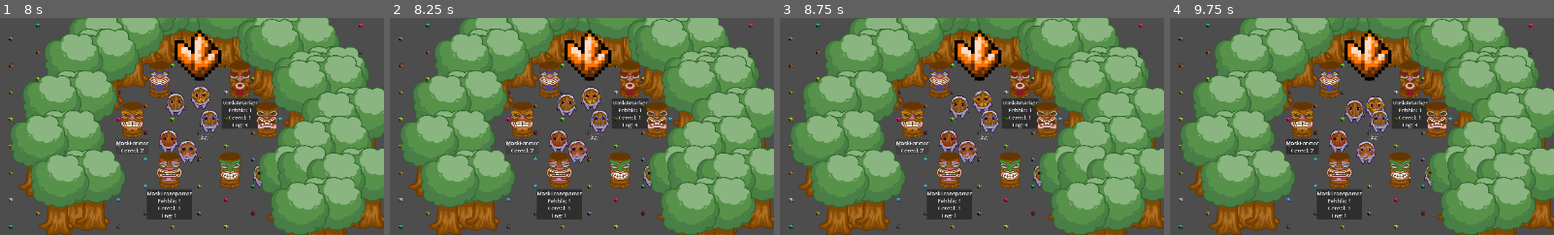
Above: before the commit, frames 1-4 (left to right).
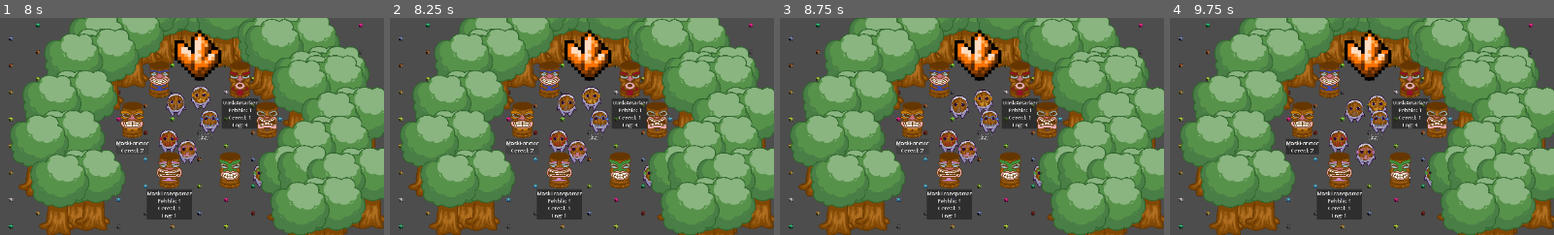
Above: after the commit, the same moments.

Repository: Kayno0o/gwj-86-godot
Game: Godot game, scene res://stages/game/game.tscn
The game is run twice, just before and just after one commit, with the same random seed, the same clock (stepped at 60 frames per second) and the same inputs.
Inputs (mouse positions are % of the whole screen's width and height, from its top left):
- Up to frame 1 (8 s): tap Enter at 0.5 s; move the mouse to (46, 59) at 0.52 s; tap P at 0.6, 3.6, 6.8 s; click (46, 59) at 0.67 s; click "MaskTransporter Pebble: 1 Cer…" at 1.25 s; click "MaskTransporter Pebble: 1 Cer…" at 2 s; click "MaskTransporter Pebble: 1 Cer…" at 2.75 s; move the mouse to (55, 38) at 3.52 s; click (55, 38) at 3.67 s; click "MaskAttacker Pebble: 1 Cereal…" at 4.25 s; click "MaskAttacker Pebble: 1 Cereal…" at 5 s; click "MaskAttacker Pebble: 1 Cereal…" at 5.75 s; tap Space at 6.5 s; move the mouse to (41, 47) at 6.52 s; tap K at 6.6 s; click (41, 47) at 6.67 s; click "MaskFarmer Cereal: 2" at 7.25 s
- Up to frame 2 (8.25 s): click "MaskFarmer Cereal: 2" at 8 s
- Up to frame 3 (8.75 s): no input
- Up to frame 4 (9.75 s): click "MaskFarmer Cereal: 2" at 8.75 s; move the mouse to (54, 59) at 9.52 s; tap T at 9.6 s; click (54, 59) at 9.67 s
The pictures show only the part of the screen within x 24-74%, y 24-73%; the shares and areas given below are measured in that part.

Frame 1 is identical in both runs. In frame 2, 0.1% of the frame differs, in the area x 43-56%, y 31-46%; in frame 3, 0.3%; in frame 4, 0.8%, in the area x 45-57%, y 35-69%.

Commit message:
feat: skill tree

Diff:
--- /dev/null
+++ b/Ui/skill/skill_node.gd
@@ -0,0 +1,141 @@
+class_name SkillNode extends Button
+
+@export_category("Label")
+@export var skill_name: String = "Skill"
+@export_multiline var description: String = ""
+
+@export_category("Stats")
+@export var entity_type: Enum.EntityType
+@export var shopping_list: Dictionary[String, int] = {}
+@export var bonuses: Dictionary[Enum.StatType, float] = {}
+
+var is_unlocked: bool = false
+var description_panel: PanelContainer
+var description_label: Label
+
+var font_size: int = 60
+var border_width_pixels: int = 12
+var corner_radius_pixels: int = 32
+
+func _ready():
+	_setup_ui()
+
+	pressed.connect(_on_pressed)
+	mouse_entered.connect(_on_mouse_entered)
+	mouse_exited.connect(_on_mouse_exited)
+
+	InventoryManager.update_inventory.connect(_update_border)
+	_update_border()
+
+func buy():
+	if not _can_buy():
+		return
+
+	InventoryManager.has_paid.connect(_on_paid)
+	InventoryManager.pay_shopping_list(shopping_list)
+
+func _on_paid():
+	# Apply stat bonuses to the appropriate entity type
+	var target_entity_type = _get_entity_type()
+	StatsManager.add_bonuses(target_entity_type, bonuses)
+
+	for children in get_children():
+		if not children is Button:
+			continue
+		remove_child(children)
+		get_parent().add_child(children)
+
+	tree_exited.connect(get_parent()._place_skill.bind())
+	queue_free()
+
+func _get_entity_type() -> Enum.EntityType:
+	if not entity_type:
+		var parent_node: SkillTree = get_parent()
+		if parent_node.default_entity_type:
+			return parent_node.entity_type
+
+	return entity_type
+
+func _can_be_enabled() -> bool:
+	var parent_node = get_parent()
+	if parent_node and parent_node is SkillTree:
+		return true
+
+	return false
+
+func _can_buy() -> bool:
+	if is_unlocked:
+		return false
+
+	if not _can_be_enabled():
+		return false
+
+	return InventoryManager.can_pay(shopping_list)
+
+func _setup_ui():
+	# show upgrades/bonuses
+	var upgrades_text = skill_name + "\n"
+	if bonuses.size() > 0:
+		for stat_type in bonuses:
+			var bonus_value = bonuses[stat_type]
+			var sign_text = "+" if bonus_value >= 0 else ""
+			upgrades_text += "%s%s %s\n" % [sign_text, bonus_value, Enum.StatType.keys()[stat_type]]
+
+	text = upgrades_text.strip_edges()
+	add_theme_font_size_override("font_size", font_size)
+
+	# show description + shopping_list
+	if description != "" or shopping_list.size() > 0:
+		description_panel = PanelContainer.new()
+		description_panel.visible = false
+		description_panel.mouse_filter = Control.MOUSE_FILTER_IGNORE
+
+		description_label = Label.new()
+		description_label.autowrap_mode = TextServer.AUTOWRAP_OFF
+		description_label.custom_minimum_size.x = 300  # Set a reasonable max width for wrapping
+
+		# Combine description and shopping list
+		var full_text = ""
+		if description != "":
+			full_text += description + "\n\n"
+
+		if shopping_list.size() > 0:
+			full_text += "Cost:\n"
+			for item in shopping_list:
+				full_text += "- %s: %d\n" % [item, shopping_list[item]]
+
+		description_label.text = full_text.strip_edges()
+		description_label.add_theme_font_size_override("font_size", font_size)
+
+		description_panel.add_child(description_label)
+		add_child(description_panel)
+		move_child(description_panel, INTERNAL_MODE_FRONT)
+
+	_update_border()
+
+func _update_border():
+	var style = StyleBoxFlat.new()
+	style.set_border_width_all(border_width_pixels)
+	style.set_corner_radius_all(corner_radius_pixels)
+
+	if _can_buy():
+		style.border_color = Color.GREEN
+	else:
+		style.border_color = Color.RED
+
+	add_theme_stylebox_override("normal", style)
+
+func _on_mouse_entered():
+	if description_panel:
+		description_panel.visible = true
+		await get_tree().process_frame
+		# Center the description panel horizontally above the button
+		var panel_x = (size.x - description_panel.size.x) / 2.0
+		description_panel.position = Vector2(panel_x, -description_panel.size.y - 10)
+
+func _on_mouse_exited():
+	if description_panel:
+		description_panel.visible = false
+
+func _on_pressed():
+	buy()
--- /dev/null
+++ b/Ui/skill/skill_tree.gd
@@ -0,0 +1,116 @@
+class_name SkillTree extends Control
+
+@export var default_entity_type: Enum.EntityType
+@export var circle_radius: float = 600.0
+@export var animation_duration: float = 0.5
+@export var animation_delay_between_skills: float = 0.05
+
+var is_expanded: bool = false
+
+func _ready() -> void:
+	# direct children are the root upgrades
+	for child in get_children():
+		child.visible = false
+
+		# their child are non-available upgrades
+		for sub_child in child.get_children():
+			sub_child.set_process(false)
+			sub_child.visible = false
+
+	_place_skill()
+
+func _gui_input(event: InputEvent) -> void:
+	if event is InputEventMouseButton:
+		if event.pressed and event.button_index == MOUSE_BUTTON_LEFT:
+			_toggle_skills()
+
+func _toggle_skills() -> void:
+	if is_expanded:
+		_collapse_skills()
+	else:
+		_expand_skills()
+	is_expanded = !is_expanded
+
+func _expand_skills() -> void:
+	var children = get_children()
+	var num_children = children.size()
+
+	if num_children == 0:
+		return
+
+	var center = size / 2
+	var angle_step = TAU / num_children
+
+	for i in range(num_children):
+		var child = children[i]
+
+		# Disable mouse interaction during animation
+		child.mouse_filter = MOUSE_FILTER_IGNORE
+
+		child.position = center - child.size / 2
+		child.visible = true
+
+		var angle = i * angle_step - PI / 2
+		var target_pos = Vector2(
+			center.x + circle_radius * cos(angle),
+			center.y + circle_radius * sin(angle)
+		) - child.size / 2
+
+		var tween = create_tween()
+		tween.tween_property(child, "position", target_pos, animation_duration).set_delay(i * animation_delay_between_skills) \
+			.set_trans(Tween.TRANS_BACK) \
+			.set_ease(Tween.EASE_OUT)
+
+		# Re-enable mouse interaction after animation completes
+		tween.tween_callback(func(): child.mouse_filter = MOUSE_FILTER_STOP)
+
+func _collapse_skills() -> void:
+	var children = get_children()
+	var center = size / 2
+
+	for i in range(children.size()):
+		var child = children[i]
+
+		# Disable mouse interaction during animation
+		child.mouse_filter = MOUSE_FILTER_IGNORE
+
+		var tween = create_tween()
+		tween.tween_property(child, "position", center - child.size / 2, animation_duration).set_delay(i * animation_delay_between_skills) \
+			.set_trans(Tween.TRANS_BACK) \
+			.set_ease(Tween.EASE_IN)
+
+		tween.tween_callback(func(): child.visible = false)
+
+func _on_bought_skill():
+	_place_skill()
+
+func _place_skill():
+	if not is_expanded: return
+
+	var children = get_children()
+	var num_children = children.size()
+
+	if num_children == 0: return
+
+	var center = size / 2
+	var angle_step = TAU / num_children
+
+	for i in range(num_children):
+		var angle = i * angle_step - PI / 2
+		var pos = Vector2(
+			center.x + circle_radius * cos(angle),
+			center.y + circle_radius * sin(angle)
+		)
+
+		var target_pos = pos - children[i].size / 2
+
+		# Disable mouse interaction during animation
+		children[i].mouse_filter = MOUSE_FILTER_IGNORE
+
+		var tween = create_tween()
+		tween.tween_property(children[i], "position", target_pos, animation_duration).set_delay(i * animation_delay_between_skills) \
+			.set_trans(Tween.TRANS_BACK) \
+			.set_ease(Tween.EASE_OUT)
+
+		# Re-enable mouse interaction after animation completes
+		tween.tween_callback(func(): children[i].mouse_filter = MOUSE_FILTER_STOP)
--- a/entities/entity.gd
+++ b/entities/entity.gd
@@ -28,8 +28,8 @@
 
 @onready var sprite: Node2D = $Sprite
 
-@onready var health_component: HealthComponent = HealthComponent.new(SkillTreeManager.get_fstat(type, SkillTreeManager.StatType.Health, health))
-@onready var inventory_component: InventoryComponent = InventoryComponent.new(self, SkillTreeManager.get_istat(type, SkillTreeManager.StatType.InventorySize, inventory_size))
+@onready var health_component: HealthComponent = HealthComponent.new(StatsManager.get_fstat(type, Enum.StatType.Health, health))
+@onready var inventory_component: InventoryComponent = InventoryComponent.new(self, StatsManager.get_istat(type, Enum.StatType.InventorySize, inventory_size))
 
 @onready var components: Dictionary[Component.Type, Component] = {
 	Component.Type.Health: health_component,
@@ -81,23 +81,23 @@
 	return null
 
 func get_movement_speed() -> float:
-	return SkillTreeManager.get_fstat(type, SkillTreeManager.StatType.MovementSpeed, movement_speed)
+	return StatsManager.get_fstat(type, Enum.StatType.MovementSpeed, movement_speed)
 
 func get_inventory_size() -> int:
-	return SkillTreeManager.get_istat(type, SkillTreeManager.StatType.InventorySize, inventory_size)
+	return StatsManager.get_istat(type, Enum.StatType.InventorySize, inventory_size)
 func get_pickup_range() -> float:
-	return SkillTreeManager.get_fstat(type, SkillTreeManager.StatType.PickupRange, pickup_range)
+	return StatsManager.get_fstat(type, Enum.StatType.PickupRange, pickup_range)
 func get_target_search_cooldown() -> float:
-	return SkillTreeManager.get_fstat(type, SkillTreeManager.StatType.TargetSearchCooldown, target_search_cooldown)
+	return StatsManager.get_fstat(type, Enum.StatType.TargetSearchCooldown, target_search_cooldown)
 
 func get_attack() -> float:
-	return SkillTreeManager.get_fstat(type, SkillTreeManager.StatType.Attack, attack)
+	return StatsManager.get_fstat(type, Enum.StatType.Attack, attack)
 func get_attack_speed() -> float:
-	return SkillTreeManager.get_fstat(type, SkillTreeManager.StatType.AttackSpeed, attack_speed)
+	return StatsManager.get_fstat(type, Enum.StatType.AttackSpeed, attack_speed)
 func get_attack_range() -> float:
-	return SkillTreeManager.get_fstat(type, SkillTreeManager.StatType.AttackRange, attack_range)
+	return StatsManager.get_fstat(type, Enum.StatType.AttackRange, attack_range)
 func get_attack_view_distance() -> float:
-	return SkillTreeManager.get_fstat(type, SkillTreeManager.StatType.AttackViewDistance, attack_view_distance)
+	return StatsManager.get_fstat(type, Enum.StatType.AttackViewDistance, attack_view_distance)
 
 func _on_death():
 	TargetManager.unregister_target(self, [target_type])
--- a/project.godot
+++ b/project.godot
@@ -20,7 +20,7 @@
 Utils="*res://scripts/global/Utils.gd"
 TargetManager="*res://scripts/global/TargetManager.gd"
 Enum="*res://scripts/global/Enum.gd"
-SkillTreeManager="*res://scripts/global/SkillTreeManager.gd"
+StatsManager="*res://scripts/global/StatsManager.gd"
 InventoryManager="*res://scripts/global/InventoryManager.gd"
 
 [layer_names]
--- a/scripts/components/LootComponent.gd
+++ b/scripts/components/LootComponent.gd
@@ -20,14 +20,13 @@
 
 	for i in range(loot_amount):
 		var loot_instance = loot_scene.instantiate()
-		loot_instance.global_position = at_position
 
 		var offset = Vector2(
 			randf_range(-spawn_spread, spawn_spread),
 			randf_range(-spawn_spread, spawn_spread),
 		)
-		loot_instance.global_position += offset
 
 		parent.add_child(loot_instance)
+		loot_instance.global_position = at_position + offset
 
 	return true
--- a/scripts/global/Enum.gd
+++ b/scripts/global/Enum.gd
@@ -1,4 +1,18 @@
 extends Node
+
+enum StatType {
+	MovementSpeed = 0,
+	Health = 1,
+
+	Attack = 10,
+	AttackSpeed = 11,
+	AttackRange = 12,
+	AttackViewDistance = 13,
+
+	InventorySize = 20,
+	PickupRange = 21,
+	TargetSearchCooldown = 22,
+}
 
 enum EntityType {
 	MaskLumberjack = 0,
--- a/scripts/global/InventoryManager.gd
+++ b/scripts/global/InventoryManager.gd
@@ -11,6 +11,8 @@
 
 # items waiting to be transported
 var pending_items: Dictionary[String, int] = {}
+# sacrifices waiting to be transported
+var pending_sacrifices: Dictionary[String, Array] = {}
 # items being transported
 var transfering_items: Dictionary[String, Array] = {}
 
@@ -51,6 +53,9 @@
 				entity.state_machine.change_state_type(State.Type.Sacrifice)
 				inventory[type].erase(entity)
 
+				if not pending_sacrifices.has(type): pending_sacrifices[type] = []
+				pending_sacrifices[type].push_back(entity)
+
 			continue
 
 		# remove items from inventory if paying instantly
@@ -64,12 +69,30 @@
 
 	update_inventory.emit()
 
+	print_debug(is_pending())
+	if not is_pending():
+		has_paid.emit()
+
 	return true
 
 # deposit item to inventory
 func deposit_item_to_inventory(type: String, amount: int) -> void:
 	inventory[type] += amount
 	update_inventory.emit()
+
+func sacrifice_mask_to_fire(mask: Mask):
+	var type = Enum.EntityType.find_key(mask.type)
+	if not pending_sacrifices.has(type): return false
+	if pending_sacrifices.get(type).size() <= 0:
+		pending_sacrifices.erase(type)
+		return false
+
+	pending_sacrifices[type].erase(mask)
+
+	if not is_pending():
+		has_paid.emit()
+
+	return true
 
 func sacrifice_item_to_fire(type: String, amount: int, mask: Mask) -> bool:
 	if not pending_items.has(type): return false
@@ -82,7 +105,7 @@
 	if transfering_items.has(type):
 		transfering_items[type].erase(mask)
 
-	if not has_pending_items():
+	if not is_pending():
 		has_paid.emit()
 
 	return true
@@ -105,6 +128,19 @@
 			return false
 
 	return true
+
+func is_pending() -> bool:
+	return has_pending_sacrifices() or has_pending_items()
+
+# check if there are pending sacrifice
+func has_pending_sacrifices() -> bool:
+	for item_type in pending_sacrifices:
+		if pending_sacrifices[item_type].size() > 0:
+			return true
+
+		pending_sacrifices.erase(item_type)
+
+	return false
 
 # check if there are pending items
 func has_pending_items() -> bool:
--- a/scripts/global/SkillTreeManager.gd
+++ /dev/null
@@ -1,41 +0,0 @@
-extends Node
-
-enum StatType {
-	MovementSpeed = 0,
-	Health = 1,
-
-	Attack = 10,
-	AttackSpeed = 11,
-	AttackRange = 12,
-	AttackViewDistance = 13,
-
-	InventorySize = 20,
-	PickupRange = 21,
-	TargetSearchCooldown = 22,
-}
-
-var _bonuses: Dictionary = {
-	StatType.MovementSpeed: 0.0,
-	StatType.Health: 0.0,
-
-	StatType.Attack: 0.0,
-	StatType.AttackSpeed: 0.0,
-	StatType.AttackRange: 0.0,
-	StatType.AttackViewDistance: 0.0,
-
-	StatType.InventorySize: 0,
-	StatType.PickupRange: 0.0,
-	StatType.TargetSearchCooldown: 0.0,
-}
-
-var stat_bonuses: Dictionary[Enum.EntityType, Dictionary] = {}
-
-func init() -> void:
-	for entity_type in Enum.EntityType.values():
-		stat_bonuses[entity_type] = _bonuses.duplicate()
-
-func get_fstat(entity_type: Enum.EntityType, stat_type: StatType, value: float) -> float:
-	return stat_bonuses[entity_type][stat_type] + value
-
-func get_istat(entity_type: Enum.EntityType, stat_type: StatType, value: int) -> int:
-	return stat_bonuses[entity_type][stat_type] + value
--- /dev/null
+++ b/scripts/global/StatsManager.gd
@@ -0,0 +1,31 @@
+extends Node
+
+var _bonuses: Dictionary = {
+	Enum.StatType.MovementSpeed: 0.0,
+	Enum.StatType.Health: 0.0,
+
+	Enum.StatType.Attack: 0.0,
+	Enum.StatType.AttackSpeed: 0.0,
+	Enum.StatType.AttackRange: 0.0,
+	Enum.StatType.AttackViewDistance: 0.0,
+
+	Enum.StatType.InventorySize: 0,
+	Enum.StatType.PickupRange: 0.0,
+	Enum.StatType.TargetSearchCooldown: 0.0,
+}
+
+var stat_bonuses: Dictionary[Enum.EntityType, Dictionary] = {}
+
+func init() -> void:
+	for entity_type in Enum.EntityType.values():
+		stat_bonuses[entity_type] = _bonuses.duplicate()
+
+func get_fstat(entity_type: Enum.EntityType, stat_type: Enum.StatType, value: float) -> float:
+	return stat_bonuses[entity_type][stat_type] + value
+
+func get_istat(entity_type: Enum.EntityType, stat_type: Enum.StatType, value: int) -> int:
+	return stat_bonuses[entity_type][stat_type] + value
+
+func add_bonuses(entity_type: Enum.EntityType, bonuses: Dictionary[Enum.StatType, float]) -> void:
+	for stat_type in bonuses:
+		stat_bonuses[entity_type][stat_type] += bonuses[stat_type]
--- a/scripts/states/SacrificeState.gd
+++ b/scripts/states/SacrificeState.gd
@@ -35,5 +35,6 @@
 	parent.move_and_slide()
 
 func _on_tween_finished():
-	parent.inventory_component.drop_inventory()
-	parent.queue_free()
+	if InventoryManager.sacrifice_mask_to_fire(parent):
+		parent.inventory_component.drop_inventory()
+		parent.queue_free()
--- a/stages/game/game.gd
+++ b/stages/game/game.gd
@@ -3,4 +3,4 @@
 func _init() -> void:
 	TargetManager.init()
 	InventoryManager.init()
-	SkillTreeManager.init()
+	StatsManager.init()
--- a/stages/game/game.tscn
+++ b/stages/game/game.tscn
@@ -1,7 +1,7 @@
 [gd_scene load_steps=15 format=3 uid="uid://b5gxjdr52th8t"]
 
 [ext_resource type="Script" uid="uid://cox74b6gr6uvl" path="res://stages/game/game.gd" id="1_7h61r"]
-[ext_resource type="Script" uid="uid://d2fi4g2tmqqkc" path="res://scripts/global/SkillTreeManager.gd" id="2_a5xyx"]
+[ext_resource type="Script" uid="uid://d2fi4g2tmqqkc" path="res://scripts/global/StatsManager.gd" id="2_a5xyx"]
 [ext_resource type="PackedScene" uid="uid://dnp5j6tutmm3o" path="res://props/resource/tree/tree.tscn" id="3_navwl"]
 [ext_resource type="PackedScene" uid="uid://bwr7ygt2ff7hq" path="res://entities/mask/mask_green/mask_green.tscn" id="4_lfrn8"]
 [ext_resource type="PackedScene" uid="uid://cps5jjnch8vi4" path="res://props/totem/totem.tscn" id="6_rsoik"]
--- /dev/null
+++ b/stages/tests/skills.tscn
@@ -0,0 +1,177 @@
+[gd_scene load_steps=9 format=3 uid="uid://cs1odjgbafywv"]
+
+[ext_resource type="Script" uid="uid://cox74b6gr6uvl" path="res://stages/game/game.gd" id="1_xsb5j"]
+[ext_resource type="Script" uid="uid://fik2dpk4ixya" path="res://Ui/skill/skill_tree.gd" id="2_g3txa"]
+[ext_resource type="Script" uid="uid://ca0dgeimti308" path="res://Ui/skill/skill_node.gd" id="3_865pd"]
+[ext_resource type="PackedScene" uid="uid://cps5jjnch8vi4" path="res://props/totem/totem.tscn" id="4_c1oe0"]
+[ext_resource type="PackedScene" uid="uid://dnp5j6tutmm3o" path="res://props/resource/tree/tree.tscn" id="5_c1oe0"]
+[ext_resource type="PackedScene" uid="uid://chlm7ig6hfol0" path="res://entities/mask/mask_white/mask_white.tscn" id="6_x3je3"]
+[ext_resource type="PackedScene" uid="uid://bwr7ygt2ff7hq" path="res://entities/mask/mask_green/mask_green.tscn" id="7_jgt3j"]
+[ext_resource type="PackedScene" uid="uid://kchp3v55avod" path="res://props/fire/fire.tscn" id="8_x3je3"]
+
+[node name="Skills" type="Node2D"]
+script = ExtResource("1_xsb5j")
+
+[node name="Camera2D" type="Camera2D" parent="."]
+zoom = Vector2(0.2, 0.2)
+
+[node name="All" type="Node2D" parent="."]
+
+[node name="Tree" parent="All" instance=ExtResource("5_c1oe0")]
+position = Vector2(-334.00012, -240.99994)
+
+[node name="Tree2" parent="All" instance=ExtResource("5_c1oe0")]
+position = Vector2(-805.0001, -1318)
+
+[node name="Mask White" parent="All" instance=ExtResource("6_x3je3")]
+position = Vector2(42.999878, -193.99994)
+
+[node name="MaskGreen" parent="All" instance=ExtResource("7_jgt3j")]
+position = Vector2(-219.00012, -503.99994)
+
+[node name="Fire" parent="All" instance=ExtResource("8_x3je3")]
+position = Vector2(12.999999, -564.99994)
+
+[node name="Totem" parent="All" instance=ExtResource("4_c1oe0")]
+position = Vector2(-10, 39)
+
+[node name="SkillTree" type="Control" parent="."]
+light_mask = 16
+visibility_layer = 16
+layout_mode = 3
+anchors_preset = 0
+offset_left = -78.0
+offset_top = -674.0
+offset_right = 159.0
+offset_bottom = -460.0
+script = ExtResource("2_g3txa")
+
+[node name="SkillNode" type="Button" parent="SkillTree"]
+layout_mode = 0
+offset_right = 8.0
+offset_bottom = 8.0
+script = ExtResource("3_865pd")
+shopping_list = Dictionary[String, int]({
+"MaskTransporter": 1
+})
+bonuses = Dictionary[int, float]({
+1: 3.0
+})
+metadata/_custom_type_script = "uid://ca0dgeimti308"
+
+[node name="SkillNode2" type="Button" parent="SkillTree"]
+layout_mode = 0
+offset_right = 8.0
+offset_bottom = 8.0
+script = ExtResource("3_865pd")
+shopping_list = Dictionary[String, int]({
+"MaskTransporter": 1
+})
+bonuses = Dictionary[int, float]({
+1: 3.0
+})
+metadata/_custom_type_script = "uid://ca0dgeimti308"
+
+[node name="SkillNode9" type="Button" parent="SkillTree"]
+layout_mode = 0
+offset_right = 8.0
+offset_bottom = 8.0
+script = ExtResource("3_865pd")
+shopping_list = Dictionary[String, int]({
+"MaskTransporter": 1
+})
+bonuses = Dictionary[int, float]({
+1: 3.0
+})
+metadata/_custom_type_script = "uid://ca0dgeimti308"
+
+[node name="SkillNode10" type="Button" parent="SkillTree"]
+layout_mode = 0
+offset_right = 8.0
+offset_bottom = 8.0
+script = ExtResource("3_865pd")
+shopping_list = Dictionary[String, int]({
+"MaskTransporter": 1
+})
+bonuses = Dictionary[int, float]({
+1: 3.0
+})
+metadata/_custom_type_script = "uid://ca0dgeimti308"
+
+[node name="SkillNode3" type="Button" parent="SkillTree"]
+layout_mode = 0
+offset_right = 8.0
+offset_bottom = 8.0
+script = ExtResource("3_865pd")
+shopping_list = Dictionary[String, int]({
+"MaskTransporter": 1
+})
+bonuses = Dictionary[int, float]({
+1: 3.0
+})
+metadata/_custom_type_script = "uid://ca0dgeimti308"
+
+[node name="SkillNode4" type="Button" parent="SkillTree"]
+layout_mode = 0
+offset_right = 8.0
+offset_bottom = 8.0
+script = ExtResource("3_865pd")
+shopping_list = Dictionary[String, int]({
+"MaskTransporter": 1
+})
+bonuses = Dictionary[int, float]({
+1: 3.0
+})
+metadata/_custom_type_script = "uid://ca0dgeimti308"
+
+[node name="SkillNode5" type="Button" parent="SkillTree"]
+layout_mode = 0
+offset_right = 8.0
+offset_bottom = 8.0
+script = ExtResource("3_865pd")
+shopping_list = Dictionary[String, int]({
+"MaskTransporter": 1
+})
+bonuses = Dictionary[int, float]({
+1: 3.0
+})
+metadata/_custom_type_script = "uid://ca0dgeimti308"
+
+[node name="SkillNode6" type="Button" parent="SkillTree"]
+layout_mode = 0
+offset_right = 8.0
+offset_bottom = 8.0
+script = ExtResource("3_865pd")
+shopping_list = Dictionary[String, int]({
+"MaskTransporter": 1
+})
+bonuses = Dictionary[int, float]({
+1: 3.0
+})
+metadata/_custom_type_script = "uid://ca0dgeimti308"
+
+[node name="SkillNode7" type="Button" parent="SkillTree"]
+layout_mode = 0
+offset_right = 8.0
+offset_bottom = 8.0
+script = ExtResource("3_865pd")
+shopping_list = Dictionary[String, int]({
+"MaskTransporter": 1
+})
+bonuses = Dictionary[int, float]({
+1: 3.0
+})
+metadata/_custom_type_script = "uid://ca0dgeimti308"
+
+[node name="SkillNode8" type="Button" parent="SkillTree"]
+layout_mode = 0
+offset_right = 8.0
+offset_bottom = 8.0
+script = ExtResource("3_865pd")
+shopping_list = Dictionary[String, int]({
+"MaskTransporter": 1
+})
+bonuses = Dictionary[int, float]({
+1: 3.0
+})
+metadata/_custom_type_script = "uid://ca0dgeimti308"
Not shown, added: Ui/skill/skill_node.gd.uid
Not shown, added: Ui/skill/skill_tree.gd.uid
Not shown, removed: scripts/global/SkillTreeManager.gd.uid
Not shown, added: scripts/global/StatsManager.gd.uid
